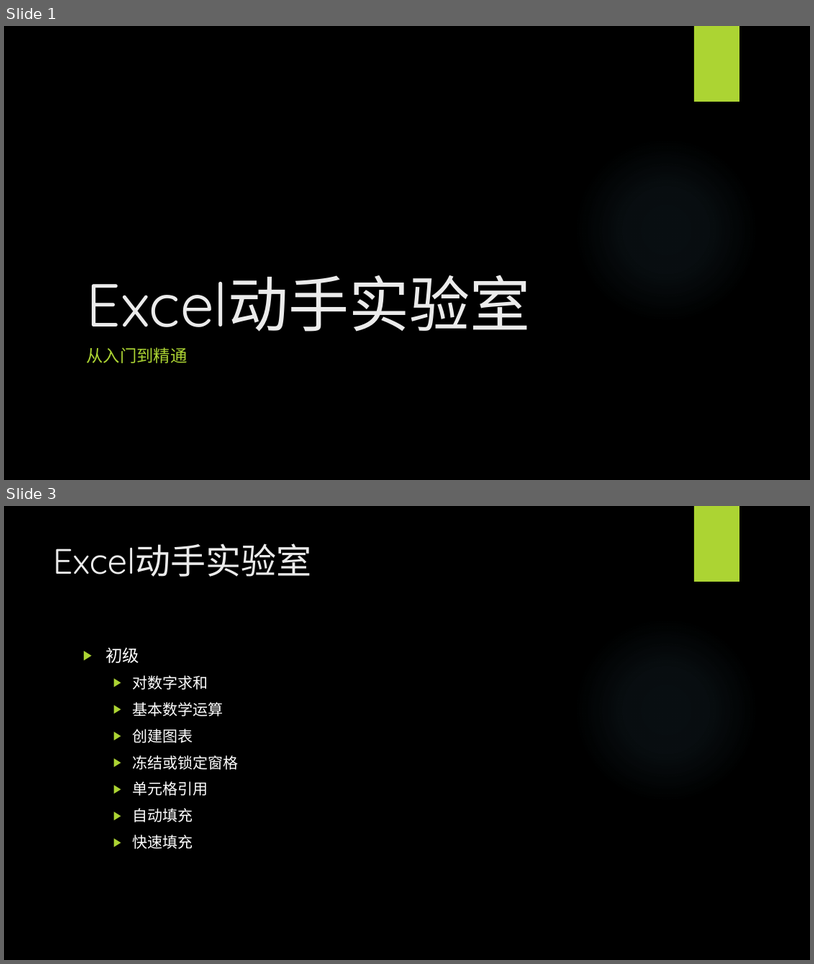
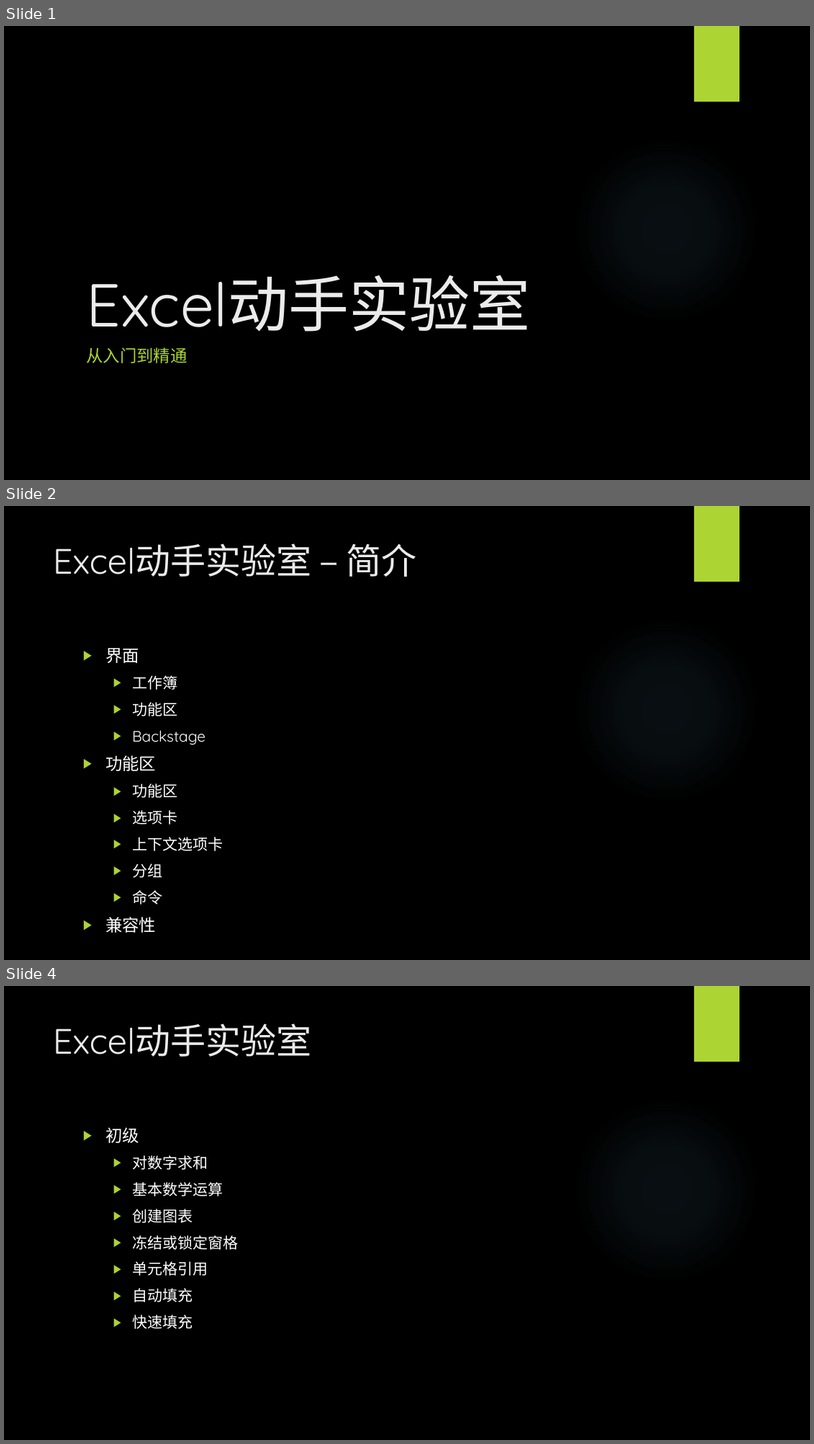
Before and after one commit to BigEgg/OfficeTraining, a slide deck: Excel动手实验室.pptx. Shown one above the other, each under a label of ours: slides 1 and 3 before the commit, slides 1, 2 and 4 after it; the slides between them are not shown. The pictures are 814x964 and 814x1444 pixels, drawn with LibreOffice and Linux fonts; fonts in the diff are those of the drawing; background and template pictures are left out. Boxes give left, top, right and bottom in pixels: in the first picture for what was removed or moved away, otherwise in the second. Text is boxed around its words. In the diff, an @@ line names an element or a change of style, - is before the commit and + after.

```diff
--- a/Excel动手实验室.pptx
+++ b/Excel动手实验室.pptx
@@ slide 2 added at (4,506,810,960), background picture (left out); not listed: 2 template elements that a slide beside it also shows @@
@@ title added at (53,543,417,577), 42 pt, text #EBEBEB @@
+Excel动手实验室 – 简介
@@ text added at (106,648,223,932), 18 pt, text #FFFFFF @@
+▶ 界面
+  ▶ 工作簿
+  ▶ 功能区
+  ▶ Backstage
+▶ 功能区
+  ▶ 功能区
+  ▶ 选项卡
+  ▶ 上下文选项卡
+  ▶ 分组
+  ▶ 命令
+▶ 兼容性
@@ what was slide 3 is now slide 4 @@
```
Also in this commit, not shown: 1 slide changed, 1 other file.
